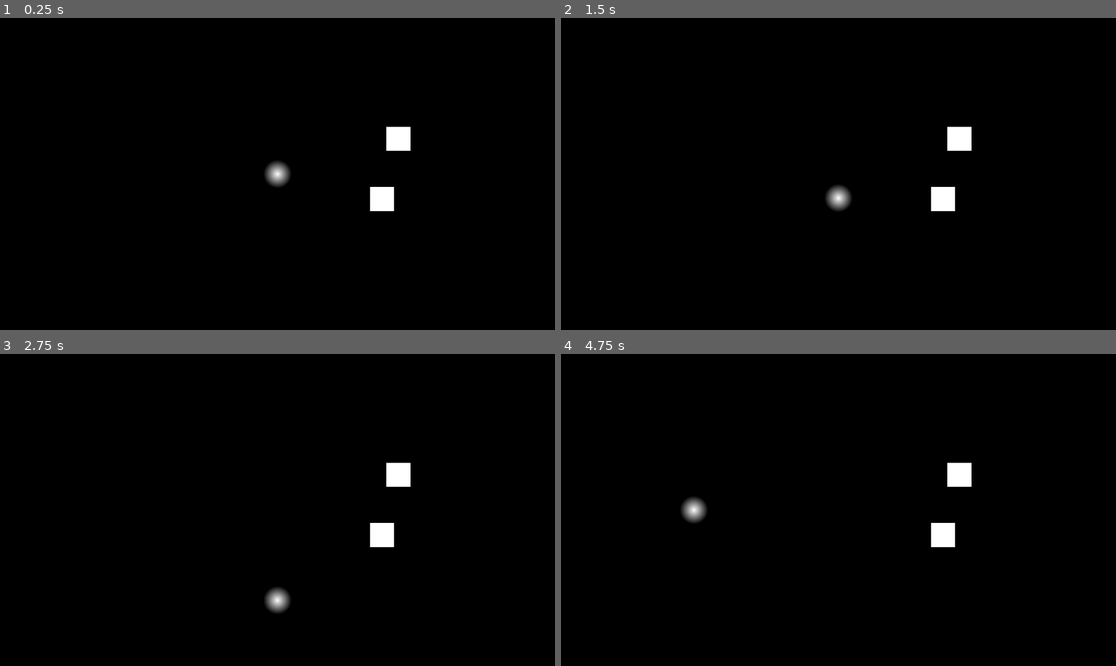
Above: before the commit, frames 1-4 (two rows, left to right).
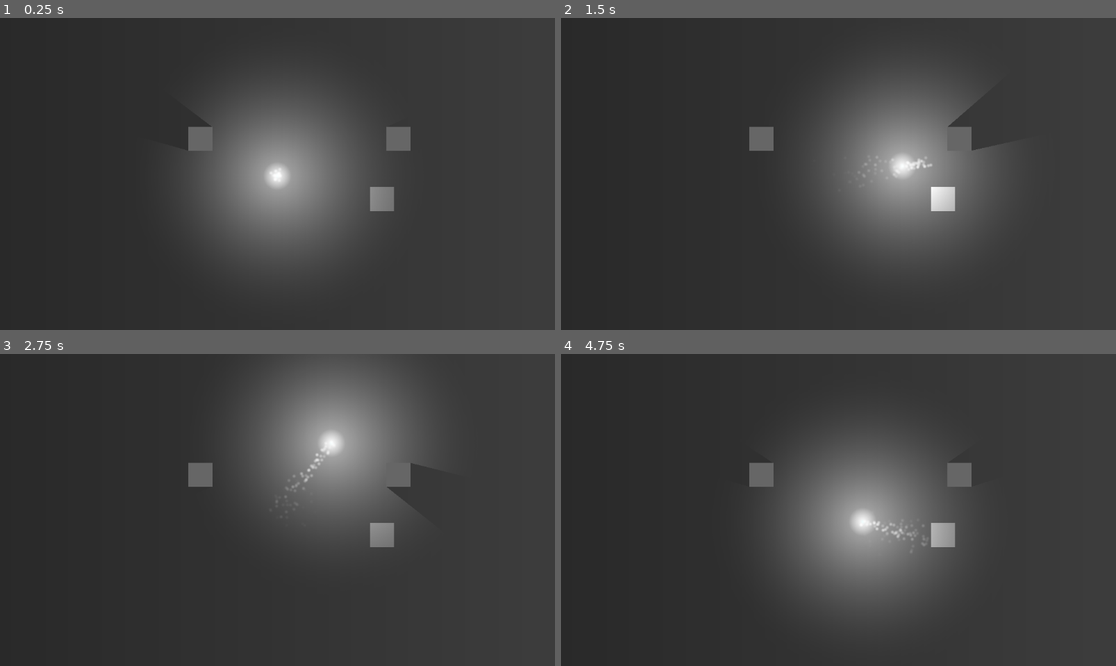
Above: after the commit, the same moments.

Repository: timo13113/gamejam_2024_shadows_and_alchemy
Game: Godot game, scene res://node_2d.tscn
Two runs of this game, one before a commit and one after it. Both use one fixed random seed, a clock stepped at 60 frames per second and the inputs below.
Inputs (mouse positions are in pixels of both pictures, inside the frame that each line leads up to):
- Up to frame 1 (0.25 s): no input
- Up to frame 2 (1.5 s): tap Enter at 0.5 s; move the mouse to (960, 158) at 0.52 s; hold Right (ingame_move_right) 0.53-1.28 s; hold Space (toggle_move, bound only after the commit) 0.53-1.28 s; move the mouse to (727, 189) at 1.27 s; hold Down (ingame_move_down) from 1.28 s (still down); tap Space (toggle_move, bound only after the commit) at 1.35 s
- Up to frame 3 (2.75 s): move the mouse to (333, 441) at 2.02 s; release Down (ingame_move_down) at 2.03 s; hold Right (ingame_move_right) from 2.03 s (still down); hold Space (toggle_move, bound only after the commit) from 2.03 s (still down)
- Up to frame 4 (4.75 s): move the mouse to (810, 572) at 2.77 s; release Right (ingame_move_right) at 2.78 s; release Space (toggle_move, bound only after the commit) at 2.78 s; hold Up (ingame_move_up) 2.78-3.53 s; tap Space (toggle_move, bound only after the commit) at 2.85, 4.35 s; move the mouse to (1005, 556) at 3.52 s; hold Space (toggle_move, bound only after the commit) 3.53-4.28 s; hold Left (ingame_move_left) from 3.53 s (still down); move the mouse to (672, 463) at 4.27 s

The runs differ from the first frame. In frame 1, 100% of the frame differs, in the area x 0-100%, y 0-100%; in frame 2, 100%; in frame 3, 100%; in frame 4, 100%.

Commit message:
+particles shadows and movement via mouse

Diff:
--- a/node_2d.tscn
+++ b/node_2d.tscn
@@ -14,11 +14,14 @@
 height = 5
 fill_from = Vector2(0, 1)
 
+[sub_resource type="OccluderPolygon2D" id="OccluderPolygon2D_g80vl"]
+polygon = PackedVector2Array(2.5, -2.5, 2.5, 2.5, -2.5, 2.5, -2.5, -2.5)
+
 [sub_resource type="CircleShape2D" id="CircleShape2D_tc0ym"]
 radius = 30.0
 
 [sub_resource type="Gradient" id="Gradient_7xhgl"]
-colors = PackedColorArray(1, 1, 1, 1, 0, 0, 0, 1)
+colors = PackedColorArray(0.67451, 1, 1, 1, 1, 1, 1, 0)
 
 [sub_resource type="GradientTexture2D" id="GradientTexture2D_kt2o1"]
 gradient = SubResource("Gradient_7xhgl")
@@ -28,8 +31,36 @@
 fill_from = Vector2(0.5, 0.5)
 fill_to = Vector2(0.5, 1)
 
+[sub_resource type="Gradient" id="Gradient_6q07u"]
+colors = PackedColorArray(1, 1, 1, 1, 0.0235294, 0.0235294, 0.0235294, 0)
+
+[sub_resource type="GradientTexture2D" id="GradientTexture2D_j3ndw"]
+gradient = SubResource("Gradient_6q07u")
+width = 640
+height = 640
+fill = 1
+fill_from = Vector2(0.5, 0.5)
+fill_to = Vector2(0.5, 1)
+
+[sub_resource type="Gradient" id="Gradient_3und7"]
+colors = PackedColorArray(1, 1, 1, 1, 1, 1, 1, 0)
+
+[sub_resource type="GradientTexture2D" id="GradientTexture2D_cqg3u"]
+gradient = SubResource("Gradient_3und7")
+width = 10
+height = 10
+fill = 1
+fill_from = Vector2(0.5, 0.5)
+fill_to = Vector2(0.5, 1)
+
+[sub_resource type="Gradient" id="Gradient_32l8b"]
+colors = PackedColorArray(1, 1, 1, 1, 1, 1, 1, 0)
+
+[sub_resource type="Gradient" id="Gradient_cs05l"]
+colors = PackedColorArray(1, 1, 1, 0.427451, 1, 1, 1, 1)
+
 [sub_resource type="Gradient" id="Gradient_h1rcw"]
-colors = PackedColorArray(0, 0, 0, 1, 0, 0, 0, 1)
+colors = PackedColorArray(0.333333, 0.333333, 0.333333, 1, 0.666667, 0.666667, 0.666667, 1)
 
 [sub_resource type="GradientTexture2D" id="GradientTexture2D_y1iw5"]
 gradient = SubResource("Gradient_h1rcw")
@@ -38,27 +69,45 @@
 
 [node name="Node2D" type="Node2D"]
 
-[node name="StaticBody2D2" type="StaticBody2D" parent="."]
+[node name="стена3" type="StaticBody2D" parent="."]
+z_index = 1
+position = Vector2(-160, -73)
+scale = Vector2(10, 10)
+
+[node name="CollisionShape2D" type="CollisionShape2D" parent="стена3"]
+shape = SubResource("RectangleShape2D_lgk3s")
+
+[node name="Sprite2D" type="Sprite2D" parent="стена3"]
+texture = SubResource("GradientTexture2D_leeve")
+
+[node name="LightOccluder2D" type="LightOccluder2D" parent="стена3"]
+light_mask = 2
+occluder = SubResource("OccluderPolygon2D_g80vl")
+
+[node name="стена2" type="StaticBody2D" parent="."]
 z_index = 1
 position = Vector2(217, 52)
 scale = Vector2(10, 10)
 
-[node name="CollisionShape2D" type="CollisionShape2D" parent="StaticBody2D2"]
+[node name="CollisionShape2D" type="CollisionShape2D" parent="стена2"]
 shape = SubResource("RectangleShape2D_lgk3s")
 
-[node name="Sprite2D" type="Sprite2D" parent="StaticBody2D2"]
+[node name="Sprite2D" type="Sprite2D" parent="стена2"]
 texture = SubResource("GradientTexture2D_leeve")
 
-[node name="StaticBody2D" type="StaticBody2D" parent="."]
+[node name="стена" type="StaticBody2D" parent="."]
 z_index = 1
 position = Vector2(251, -73)
 scale = Vector2(10, 10)
 
-[node name="CollisionShape2D" type="CollisionShape2D" parent="StaticBody2D"]
+[node name="CollisionShape2D" type="CollisionShape2D" parent="стена"]
 shape = SubResource("RectangleShape2D_lgk3s")
 
-[node name="Sprite2D" type="Sprite2D" parent="StaticBody2D"]
+[node name="Sprite2D" type="Sprite2D" parent="стена"]
 texture = SubResource("GradientTexture2D_leeve")
+
+[node name="LightOccluder2D" type="LightOccluder2D" parent="стена"]
+occluder = SubResource("OccluderPolygon2D_g80vl")
 
 [node name="CharacterBody2D" type="CharacterBody2D" parent="."]
 script = ExtResource("1_prejp")
@@ -69,8 +118,28 @@
 [node name="Sprite2D" type="Sprite2D" parent="CharacterBody2D"]
 texture = SubResource("GradientTexture2D_kt2o1")
 
-[node name="Camera2D" type="Camera2D" parent="."]
+[node name="фонарь" type="PointLight2D" parent="CharacterBody2D"]
+shadow_enabled = true
+shadow_color = Color(0, 0, 0, 1)
+texture = SubResource("GradientTexture2D_j3ndw")
+
+[node name="CPUParticles2D" type="CPUParticles2D" parent="CharacterBody2D"]
+amount = 80
+texture = SubResource("GradientTexture2D_cqg3u")
+emission_shape = 1
+emission_sphere_radius = 10.0
+spread = 180.0
+gravity = Vector2(0, 0)
+initial_velocity_max = 25.0
+linear_accel_max = 100.0
+color_ramp = SubResource("Gradient_32l8b")
+color_initial_ramp = SubResource("Gradient_cs05l")
+
+[node name="камера" type="Camera2D" parent="."]
 
 [node name="задник" type="Sprite2D" parent="."]
 z_index = -1
 texture = SubResource("GradientTexture2D_y1iw5")
+
+[node name="CanvasModulate" type="CanvasModulate" parent="."]
+color = Color(0.400698, 0.400698, 0.400698, 1)
--- a/player_movement.gd
+++ b/player_movement.gd
@@ -1,8 +1,19 @@
 extends CharacterBody2D
 
 @export var speed = 15000
+var toggle = false
+
+func _input(event):
+	if event.is_action_pressed("toggle_move"):
+		toggle = true
+	if event.is_action_released("toggle_move"):
+		toggle = false
 
 func _physics_process(delta):
-
-	velocity = speed * delta * Input.get_vector("ingame_move_left", "imgame_move_right", "ingame_move_up", "ingame_move_down")
+	look_at(get_global_mouse_position())
+	#velocity = speed * delta * transform.x * int(toggle)
+	velocity = speed * delta * transform.x
+	#velocity = speed * delta * Input.get_vector(
+		#"ingame_move_left", "ingame_move_right",
+		#"ingame_move_up", "ingame_move_down")
 	move_and_slide()
--- a/project.godot
+++ b/project.godot
@@ -41,6 +41,11 @@
 , Object(InputEventKey,"resource_local_to_scene":false,"resource_name":"","device":-1,"window_id":0,"alt_pressed":false,"shift_pressed":false,"ctrl_pressed":false,"meta_pressed":false,"pressed":false,"keycode":83,"physical_keycode":83,"key_label":83,"unicode":115,"echo":false,"script":null)
 ]
 }
+toggle_move={
+"deadzone": 0.5,
+"events": [Object(InputEventKey,"resource_local_to_scene":false,"resource_name":"","device":-1,"window_id":0,"alt_pressed":false,"shift_pressed":false,"ctrl_pressed":false,"meta_pressed":false,"pressed":false,"keycode":0,"physical_keycode":32,"key_label":0,"unicode":32,"echo":false,"script":null)
+]
+}
 
 [rendering]
 
Not shown: 1 places in node_2d.tscn that only renumber resources
